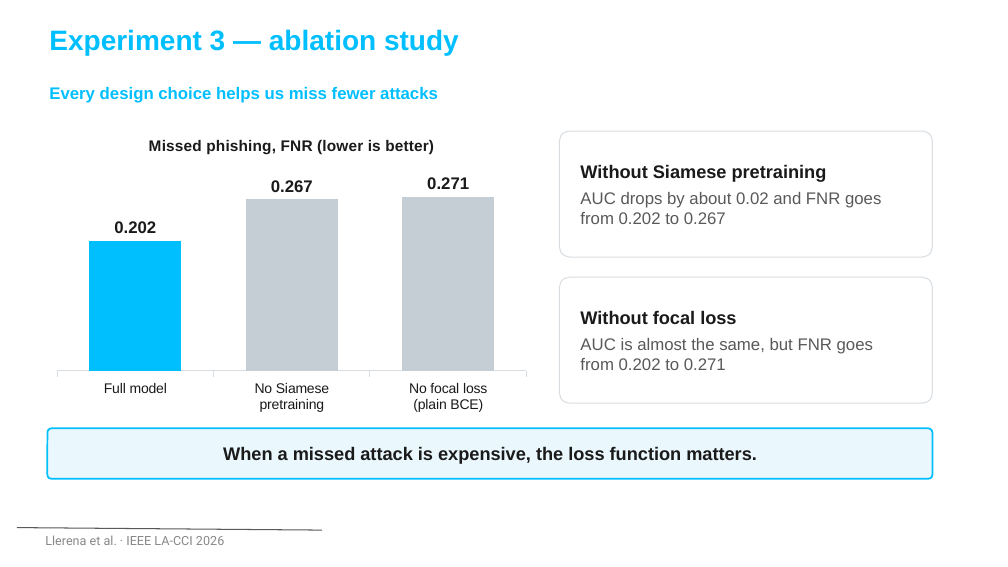
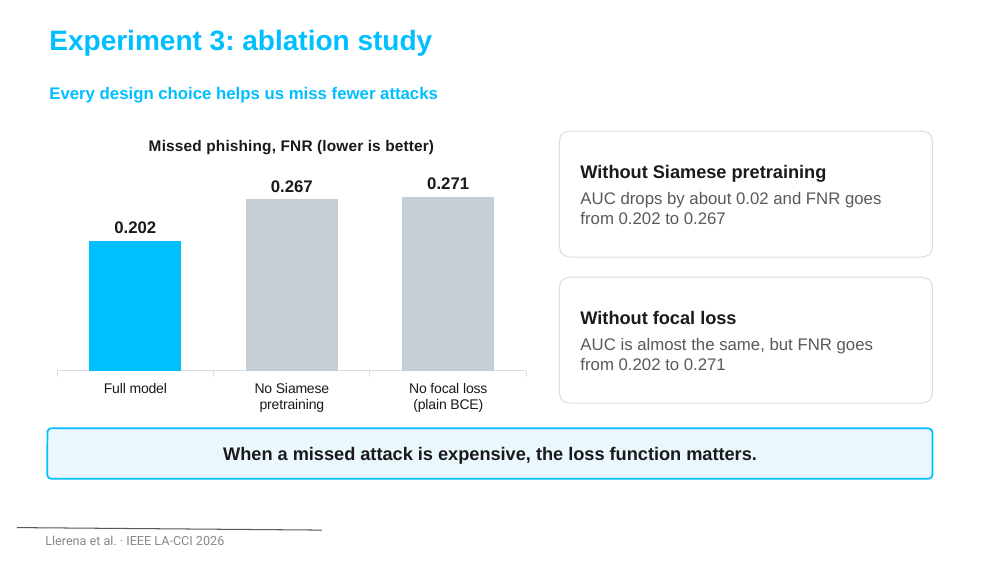
Before and after one commit to nicolasllerenas/Multimodal-Quishing-Detection-Framework, a slide deck: slide 23 of Q-Shield_LACCI2026_Presentacion.pptx (slide 19 before the commit). Drawn at 1008x567 pixels with LibreOffice and Linux fonts; fonts in the diff are those of the drawing; background and template pictures are left out. Boxes give left, top, right and bottom in pixels: in the first picture for what was removed or moved away, otherwise in the second. Text is boxed around its words. In the diff, an @@ line names an element or a change of style, - is before the commit and + after.

```diff
--- a/Q-Shield_LACCI2026_Presentacion.pptx
+++ b/Q-Shield_LACCI2026_Presentacion.pptx
@@ text at bbox=[49, 29, 433, 55]: text changed @@
-Experiment 3 — ablation study
+Experiment 3: ablation study
```
Also in this commit, not shown: 18 other slides changed, 4 slides added, 3 other files.
